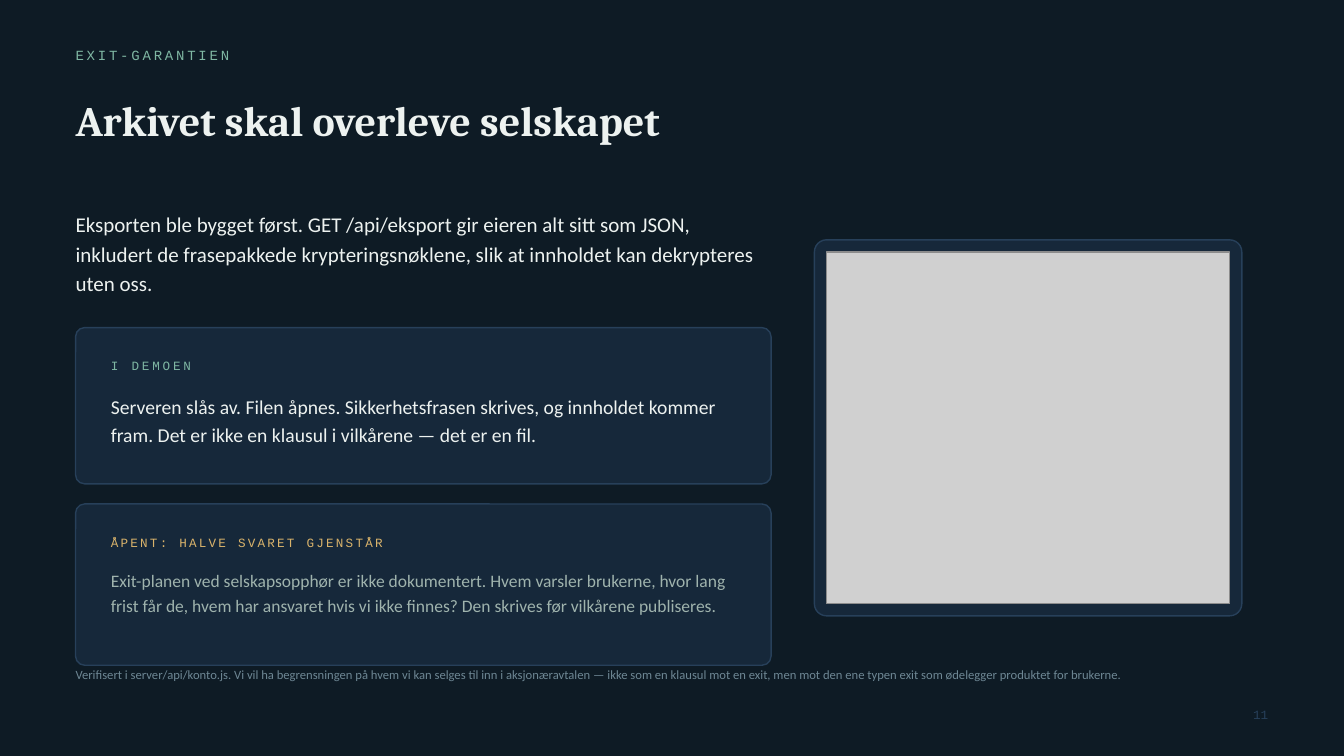
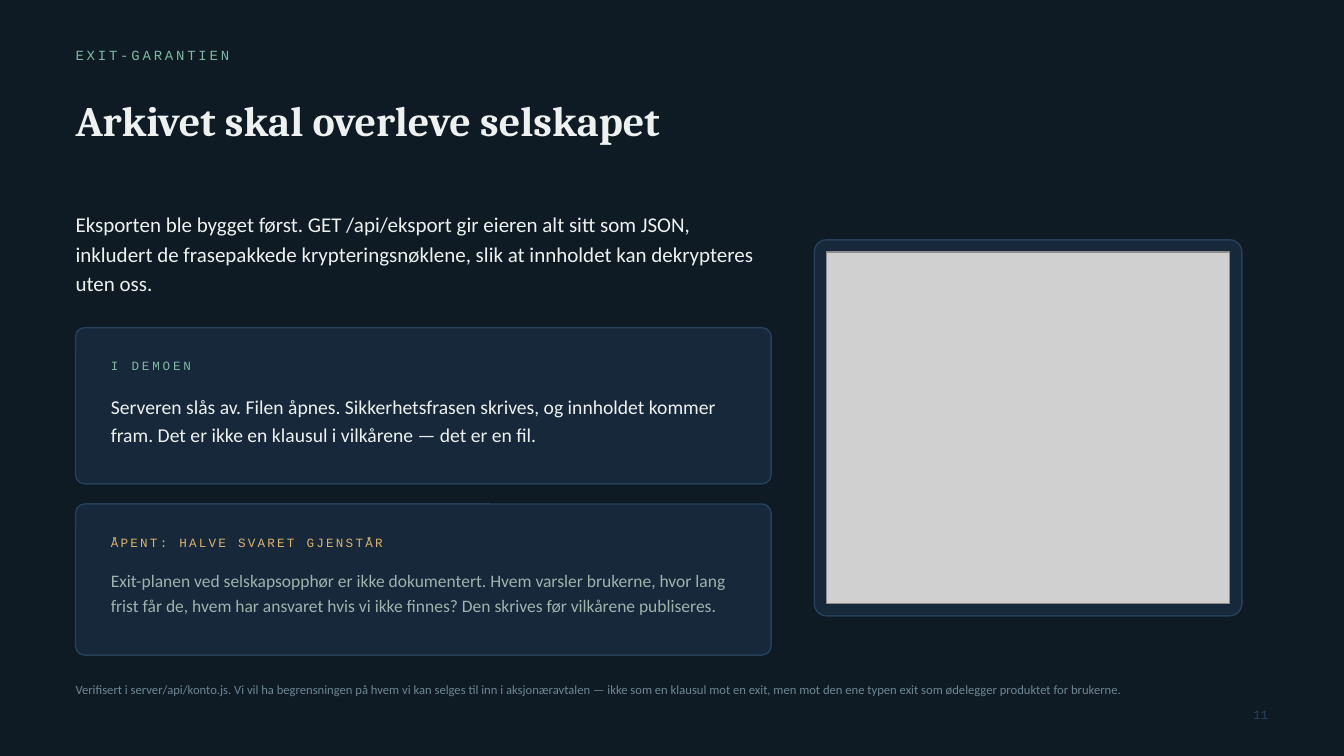
Before and after one commit to jonathanfoss-commits/Eik-sales-repo, a slide deck: slide 11 of livsarkivet/docs/investordekk.pptx. Drawn at 1344x756 pixels with LibreOffice and Linux fonts; fonts in the diff are those of the drawing; grey boxes stand for pictures. Boxes give left, top, right and bottom in pixels: in the first picture for what was removed or moved away, otherwise in the second. Text is boxed around its words. In the diff, an @@ line names an element or a change of style, - is before the commit and + after.

```diff
--- a/livsarkivet/docs/investordekk.pptx
+++ b/livsarkivet/docs/investordekk.pptx
@@ rounded rectangle: place and size @@
-rounded rectangle at [76,504,771,665]
+rounded rectangle at [76,504,771,655]
@@ rounded rectangle at [76,504,771,655]: proportions changed @@
@@ text "Verifisert i server/api/konto.js. Vi vil ...": place and size @@
-text "Verifisert i server/api/konto.js. Vi vil ..." at [76,670,1121,681]
+text "Verifisert i server/api/konto.js. Vi vil ..." at [76,685,1121,696]
```
Also in this commit, not shown: 9 other slides changed.
